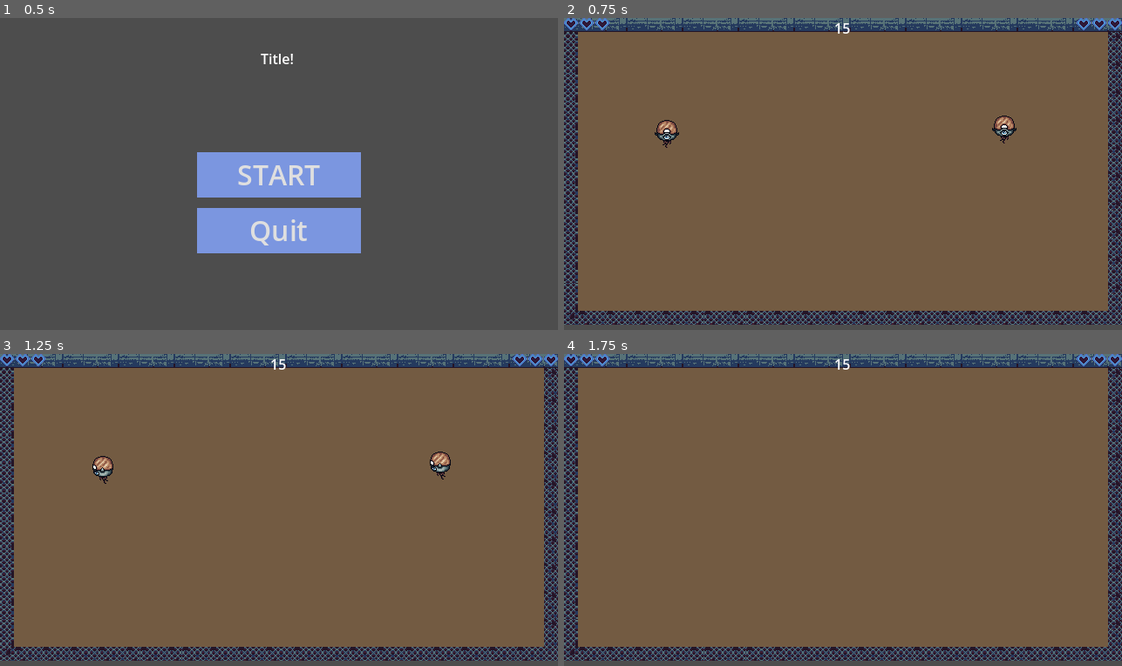
Above: before the commit, frames 1-4 (two rows, left to right).
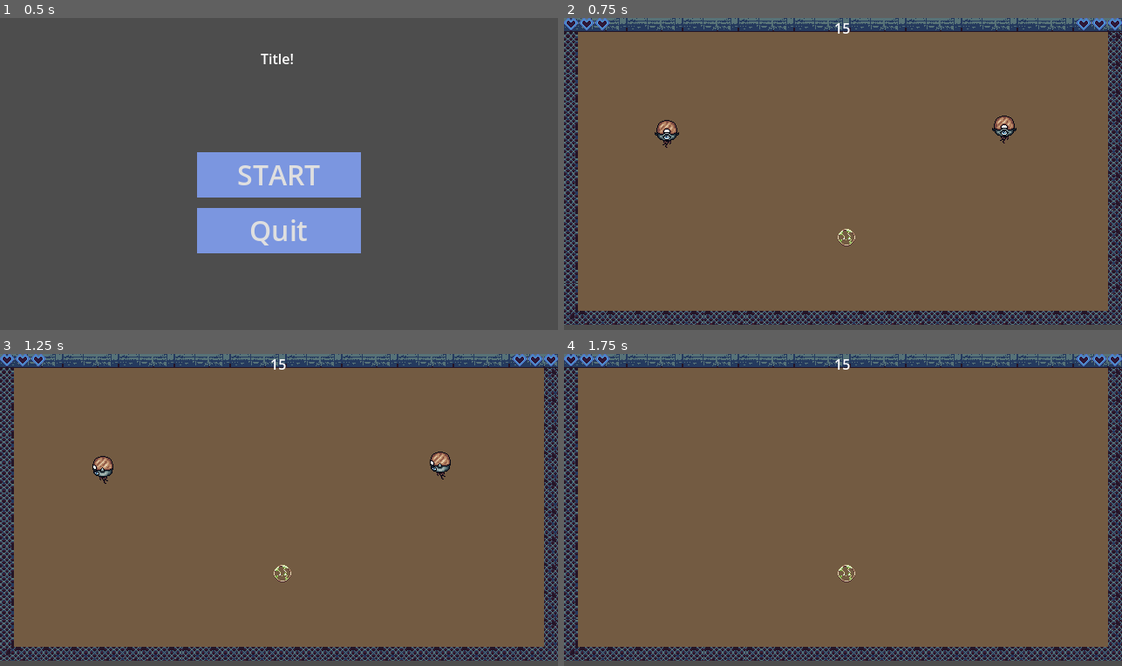
Above: after the commit, the same moments.

Repository: Cynichill/GGJ2026
Game: Godot game, scene res://Scenes/UI/Menu.tscn
Two runs of this game, one before a commit and one after it. Both use one fixed random seed, a clock stepped at 60 frames per second and the inputs below.
Inputs:
- Up to frame 1 (0.5 s): no input
- Up to frame 2 (0.75 s): click "START" at 0.5 s
- Up to frame 3 (1.25 s): no input
- Up to frame 4 (1.75 s): no input

Frame 1 is identical in both runs. In frame 2, less than 0.1% of the frame differs, in the area x 49-53%, y 67-74%; in frame 3, less than 0.1%; in frame 4, less than 0.1%.

Commit message:
Added basic trap, and player cure timer

Diff:
--- a/Character/player.gd
+++ b/Character/player.gd
@@ -1,4 +1,5 @@
 extends CharacterBody2D
+class_name Player
 
 @export var deviceID = -1
 @onready var healthUI: HealthUI = get_node("../CombinedUI/HealthContainer%d" % deviceID)
@@ -7,6 +8,7 @@
 #Animation Variables
 var curAnimation = ""
 
+var slowdown = 1
 var maxHealth = 3
 var curHealth = 3
 const SPEED = 100.0
@@ -21,7 +23,7 @@
 
 func _process(delta):
 	var playerInput = get_input()
-	velocity = lerp(velocity, playerInput * SPEED , delta * ACCEL)
+	velocity = lerp(velocity, playerInput * (SPEED * slowdown) , delta * ACCEL)
 	move_and_slide()
 	ChangeAnimation()
 
@@ -50,3 +52,7 @@
 	if curAnimation != nextAnimation:
 		anim.play(nextAnimation)
 		curAnimation = nextAnimation
+
+func _on_cure_timer_timeout():
+	if slowdown != 1:
+		slowdown = 1
--- a/Scenes/Objects/Player.tscn
+++ b/Scenes/Objects/Player.tscn
@@ -125,3 +125,8 @@
 texture = ExtResource("2_t86h6")
 hframes = 4
 vframes = 2
+
+[node name="CureTimer" type="Timer" parent="." unique_id=720346690]
+wait_time = 3.0
+
+[connection signal="timeout" from="CureTimer" to="." method="_on_cure_timer_timeout"]
--- a/Scenes/map.tscn
+++ b/Scenes/map.tscn
@@ -10,6 +10,7 @@
 [ext_resource type="Texture2D" uid="uid://yvdg4borbbyg" path="res://Art/PIPES_1.png" id="6_q6lx1"]
 [ext_resource type="Texture2D" uid="uid://birfvxija1y3p" path="res://Art/ROOF.png" id="7_5qtum"]
 [ext_resource type="Texture2D" uid="uid://b0cg1q0ujrcld" path="res://Art/WALL.png" id="8_ie368"]
+[ext_resource type="PackedScene" uid="uid://mvqsqqbjtda3" path="res://Scenes/trap.tscn" id="11_dlo4w"]
 
 [sub_resource type="TileSetAtlasSource" id="TileSetAtlasSource_np2xp"]
 texture = ExtResource("1_p3ir5")
@@ -626,3 +627,6 @@
 offset_right = 640.0
 offset_bottom = 360.0
 grow_vertical = 1
+
+[node name="Trap" parent="." unique_id=1628342389 instance=ExtResource("11_dlo4w")]
+position = Vector2(324, 252)
--- /dev/null
+++ b/Scenes/trap.tscn
@@ -0,0 +1,23 @@
+[gd_scene format=3 uid="uid://mvqsqqbjtda3"]
+
+[ext_resource type="Script" uid="uid://nvuxrbvhvxq2" path="res://trap.gd" id="1_xmcxk"]
+[ext_resource type="Texture2D" uid="uid://1xawwchefytd" path="res://Art/TRAP - Layer 2 (2) - 1.png" id="2_8uao8"]
+
+[sub_resource type="RectangleShape2D" id="RectangleShape2D_utgws"]
+size = Vector2(20, 20.5)
+
+[node name="Trap" type="Node2D" unique_id=1628342389]
+script = ExtResource("1_xmcxk")
+
+[node name="Sprite2D" type="Sprite2D" parent="." unique_id=1319198439]
+texture = ExtResource("2_8uao8")
+offset = Vector2(0, -0.5)
+hframes = 2
+vframes = 2
+
+[node name="Area2D" type="Area2D" parent="." unique_id=902216535]
+
+[node name="CollisionShape2D" type="CollisionShape2D" parent="Area2D" unique_id=854347574]
+shape = SubResource("RectangleShape2D_utgws")
+
+[connection signal="body_entered" from="Area2D" to="." method="_on_area_2d_body_entered"]
--- /dev/null
+++ b/trap.gd
@@ -0,0 +1,10 @@
+extends Node2D
+
+var creator = 1
+var affliction = 0.5
+
+func _on_area_2d_body_entered(body: Node2D) -> void:
+	if body is Player:
+		if body.deviceID != creator:
+			body.slowdown = affliction
+			body.get_node("CureTimer").start()
Binary file added: Art/TRAP - Layer 2 (2) - 1.png
Not shown, added: Art/TRAP - Layer 2 (2) - 1.png.import
Not shown, added: trap.gd.uid
